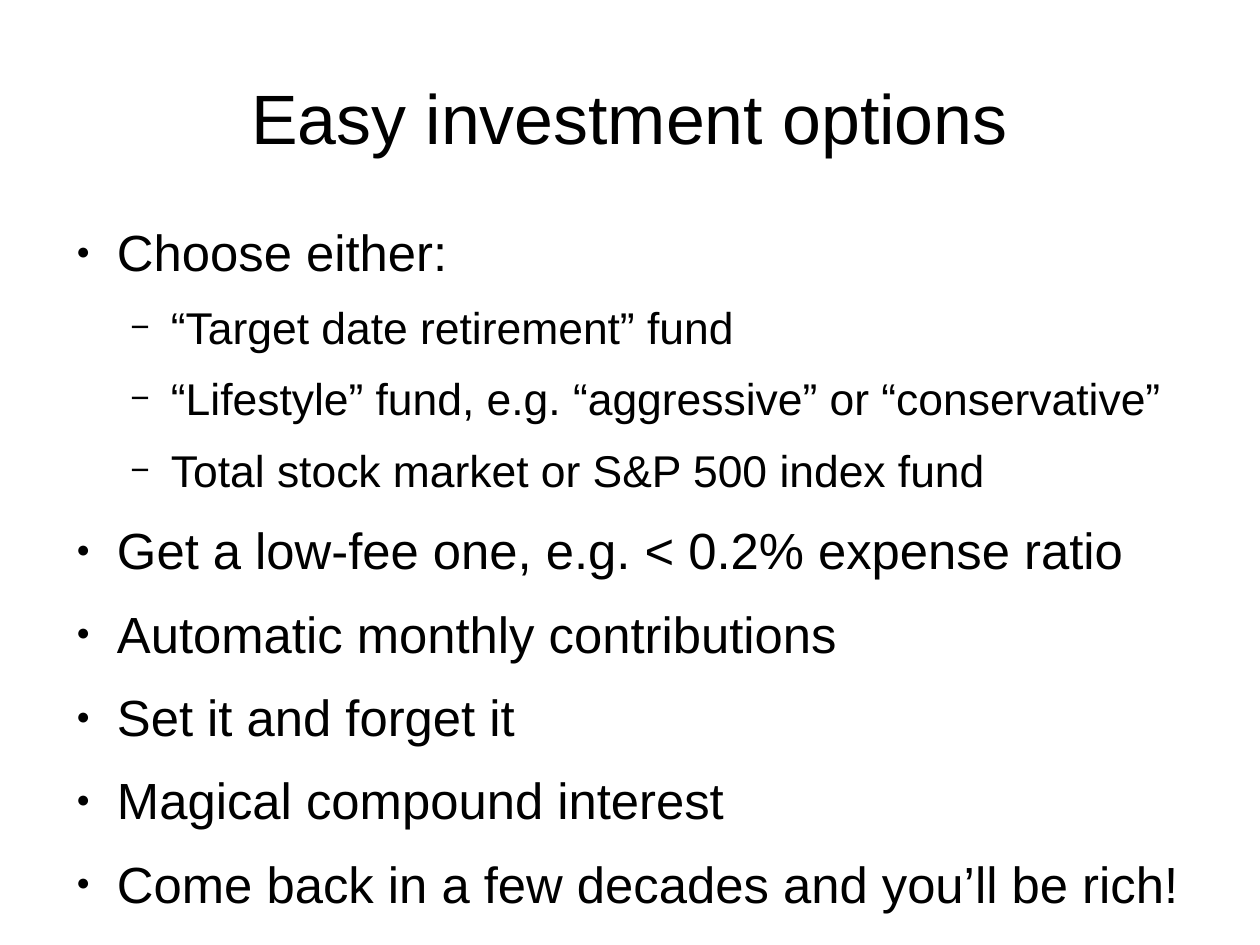
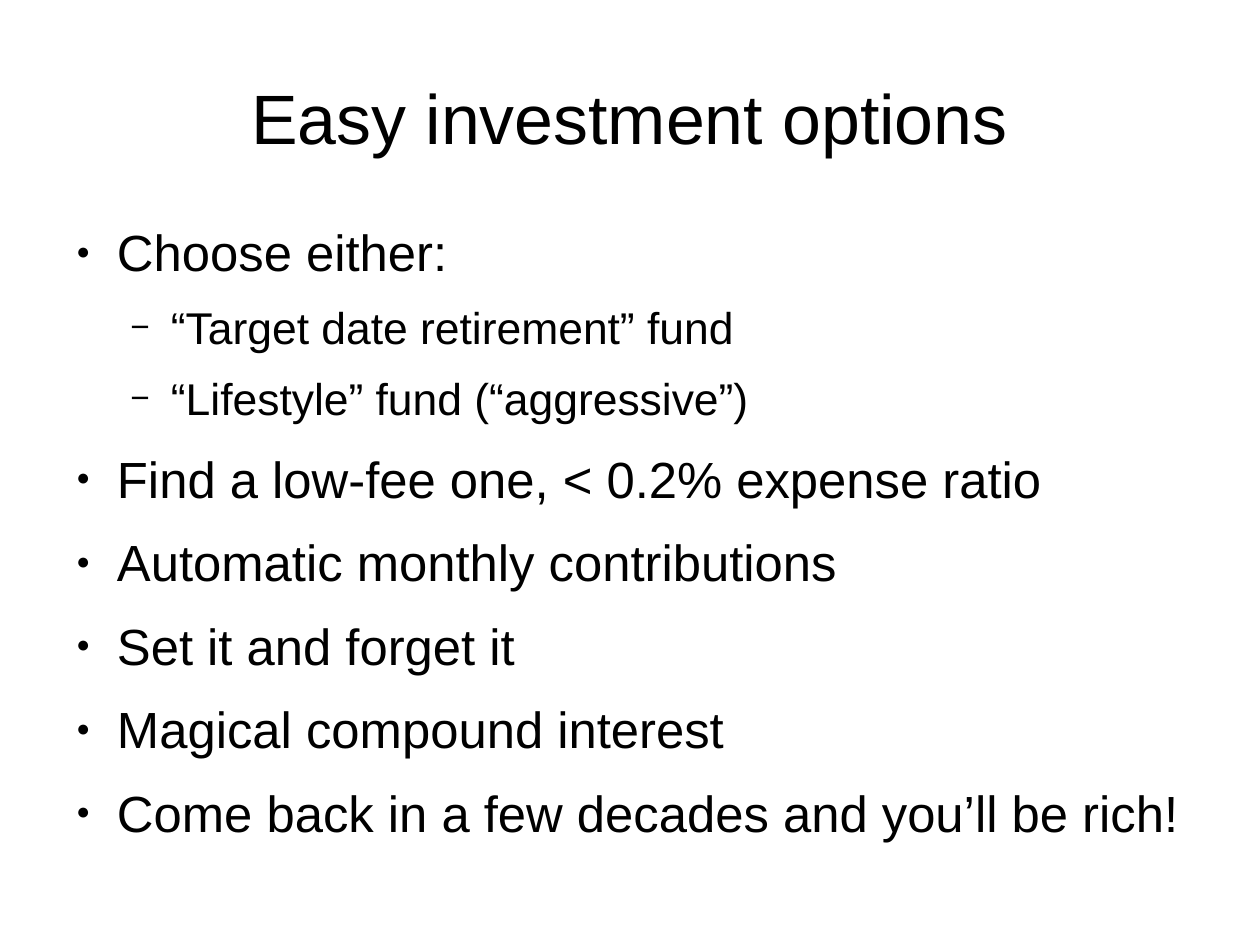
Before and after one commit to rettigs/presentations, a slide deck: slide 64 of finance_talk.odp (slide 65 before the commit). Drawn at 1260x945 pixels with LibreOffice and Linux fonts; fonts in the diff are those of the drawing. Boxes give left, top, right and bottom in pixels: in the first picture for what was removed or moved away, otherwise in the second. Text is boxed around its words. In the diff, an @@ line names an element or a change of style, - is before the commit and + after.

```diff
--- a/finance_talk.odp
+++ b/finance_talk.odp
@@ text at (x1=117, y1=382, x2=1041, y2=508): text changed; size 28 to 32 pt @@
-  − “Lifestyle” fund, e.g. “aggressive” or “conservative”
-  − Total stock market or S&P 500 index fund
-● Get a low-fee one, e.g. < 0.2% expense ratio
+  − “Lifestyle” fund (“aggressive”)
+● Find a low-fee one, < 0.2% expense ratio
```
Also in this commit, not shown: 50 other slides changed, 8 slides added, 9 slides removed.
